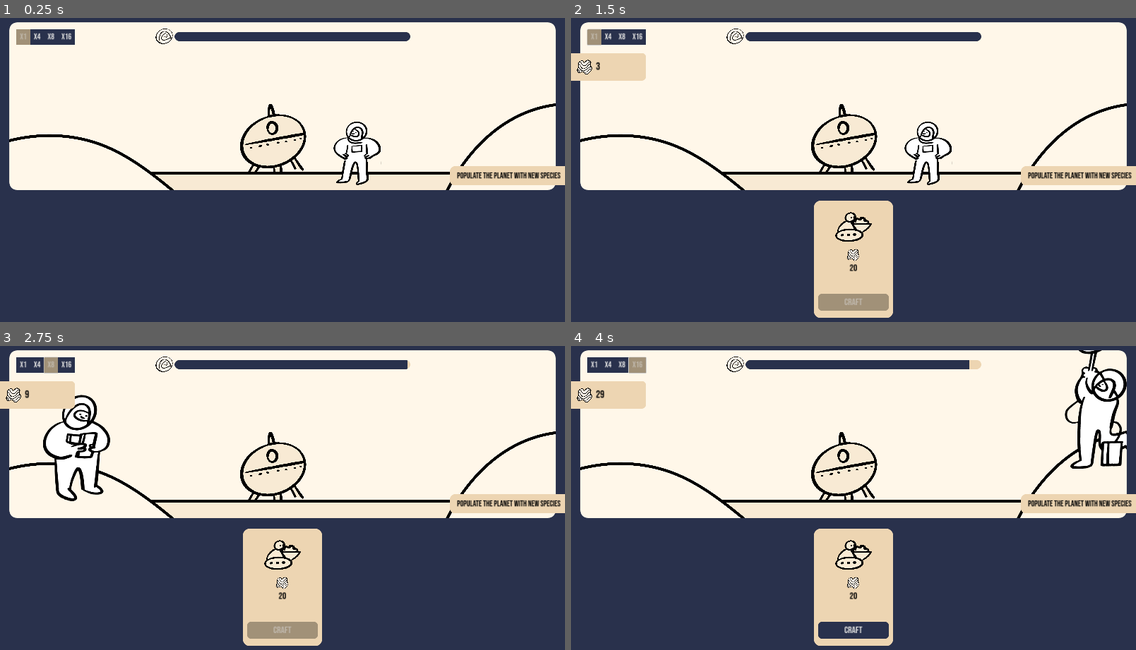
Above: before the commit, frames 1-4 (two rows, left to right).
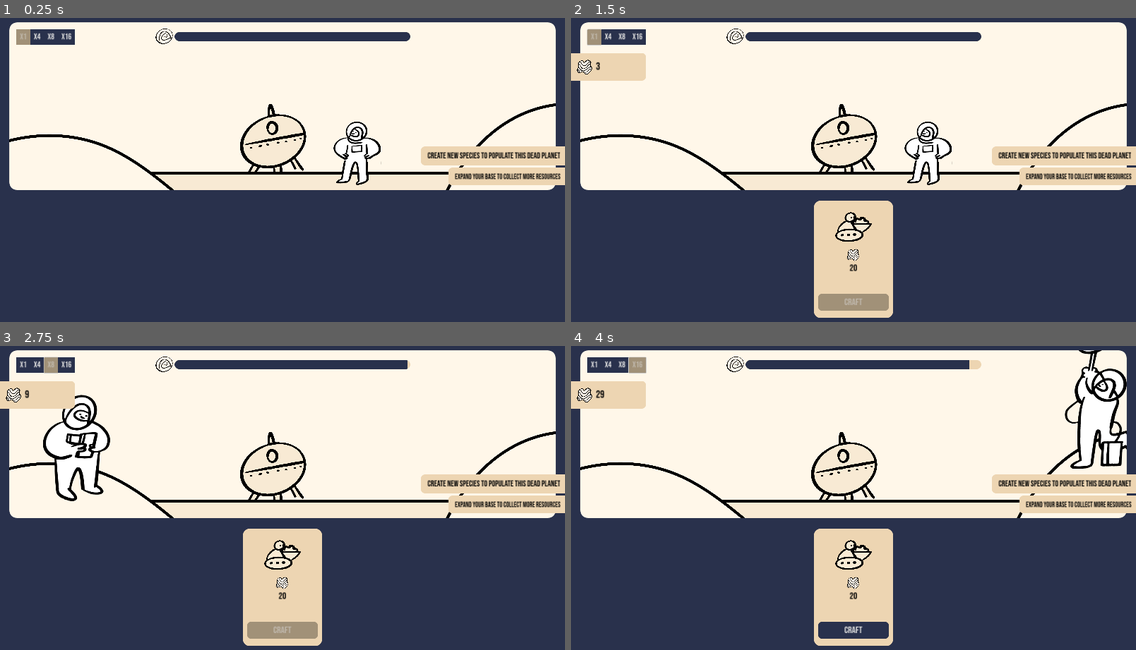
Above: after the commit, the same moments.

Repository: OIIOIIOI/gwj-77
Game: Godot game, scene res://scenes/main/main.tscn
The game is run twice, just before and just after one commit, with the same random seed, the same clock (stepped at 60 frames per second) and the same inputs.
Inputs (mouse positions are in pixels of both pictures, inside the frame that each line leads up to):
- Up to frame 1 (0.25 s): no input
- Up to frame 2 (1.5 s): click "x4" at 0.5 s; click "x1" at 1.25 s
- Up to frame 3 (2.75 s): click "x8" at 2 s
- Up to frame 4 (4 s): click "x16" at 2.75 s; tap Enter at 3.5 s; move the mouse to (977, 482) at 3.52 s; hold Up (ui_up) from 3.53 s (still down); tap O at 3.6 s; click (977, 482) at 3.67 s

The runs differ from the first frame. In frame 1, 2.1% of the frame differs, in the area x 74-100%, y 42-55%; in frame 2, 2.1%; in frame 3, 2.1%; in frame 4, 2.1%.

Commit message:
submission state

Diff:
--- a/resources/recipes/produce_species_aaa.tres
+++ b/resources/recipes/produce_species_aaa.tres
@@ -9,17 +9,7 @@
 [sub_resource type="Resource" id="Resource_negic"]
 script = ExtResource("1_cdnqy")
 resource = ExtResource("2_giigt")
-quantity = -1
-
-[sub_resource type="Resource" id="Resource_i8sry"]
-script = ExtResource("1_cdnqy")
-resource = ExtResource("2_giigt")
-quantity = -1
-
-[sub_resource type="Resource" id="Resource_is65y"]
-script = ExtResource("1_cdnqy")
-resource = ExtResource("2_giigt")
-quantity = -1
+quantity = -3
 
 [sub_resource type="Resource" id="Resource_roaw1"]
 script = ExtResource("1_cdnqy")
@@ -34,7 +24,7 @@
 [resource]
 script = ExtResource("6_jxm4e")
 name = "Species AAA"
-ingredients = Array[ExtResource("1_cdnqy")]([SubResource("Resource_negic"), SubResource("Resource_i8sry"), SubResource("Resource_is65y"), SubResource("Resource_roaw1")])
+ingredients = Array[ExtResource("1_cdnqy")]([SubResource("Resource_negic"), SubResource("Resource_roaw1")])
 results = Array[ExtResource("1_cdnqy")]([SubResource("Resource_m5okr")])
 run_mode = "run_mode_manual"
 id = "produce_species_aaa"
--- a/resources/recipes/produce_species_aab.tres
+++ b/resources/recipes/produce_species_aab.tres
@@ -10,12 +10,7 @@
 [sub_resource type="Resource" id="Resource_negic"]
 script = ExtResource("1_uvenx")
 resource = ExtResource("2_eqkpt")
-quantity = -1
-
-[sub_resource type="Resource" id="Resource_i8sry"]
-script = ExtResource("1_uvenx")
-resource = ExtResource("2_eqkpt")
-quantity = -1
+quantity = -2
 
 [sub_resource type="Resource" id="Resource_jvywq"]
 script = ExtResource("1_uvenx")
@@ -35,7 +30,7 @@
 [resource]
 script = ExtResource("6_ki3hs")
 name = "Species AAB"
-ingredients = Array[ExtResource("1_uvenx")]([SubResource("Resource_negic"), SubResource("Resource_i8sry"), SubResource("Resource_jvywq"), SubResource("Resource_roaw1")])
+ingredients = Array[ExtResource("1_uvenx")]([SubResource("Resource_negic"), SubResource("Resource_jvywq"), SubResource("Resource_roaw1")])
 results = Array[ExtResource("1_uvenx")]([SubResource("Resource_m5okr")])
 run_mode = "run_mode_manual"
 id = "produce_species_aab"
--- a/resources/recipes/produce_species_aac.tres
+++ b/resources/recipes/produce_species_aac.tres
@@ -10,12 +10,7 @@
 [sub_resource type="Resource" id="Resource_negic"]
 script = ExtResource("1_gyye0")
 resource = ExtResource("2_da7cd")
-quantity = -1
-
-[sub_resource type="Resource" id="Resource_i8sry"]
-script = ExtResource("1_gyye0")
-resource = ExtResource("2_da7cd")
-quantity = -1
+quantity = -2
 
 [sub_resource type="Resource" id="Resource_jvywq"]
 script = ExtResource("1_gyye0")
@@ -35,7 +30,7 @@
 [resource]
 script = ExtResource("6_scgp4")
 name = "Species AAC"
-ingredients = Array[ExtResource("1_gyye0")]([SubResource("Resource_negic"), SubResource("Resource_i8sry"), SubResource("Resource_jvywq"), SubResource("Resource_roaw1")])
+ingredients = Array[ExtResource("1_gyye0")]([SubResource("Resource_negic"), SubResource("Resource_jvywq"), SubResource("Resource_roaw1")])
 results = Array[ExtResource("1_gyye0")]([SubResource("Resource_iiwi1")])
 run_mode = "run_mode_manual"
 id = "produce_species_aac"
--- a/resources/recipes/produce_species_abb.tres
+++ b/resources/recipes/produce_species_abb.tres
@@ -15,12 +15,7 @@
 [sub_resource type="Resource" id="Resource_qse0u"]
 script = ExtResource("1_gymhq")
 resource = ExtResource("3_pqtyd")
-quantity = -1
-
-[sub_resource type="Resource" id="Resource_jvywq"]
-script = ExtResource("1_gymhq")
-resource = ExtResource("3_pqtyd")
-quantity = -1
+quantity = -2
 
 [sub_resource type="Resource" id="Resource_roaw1"]
 script = ExtResource("1_gymhq")
@@ -35,7 +30,7 @@
 [resource]
 script = ExtResource("6_o6av7")
 name = "Species ABB"
-ingredients = Array[ExtResource("1_gymhq")]([SubResource("Resource_negic"), SubResource("Resource_qse0u"), SubResource("Resource_jvywq"), SubResource("Resource_roaw1")])
+ingredients = Array[ExtResource("1_gymhq")]([SubResource("Resource_negic"), SubResource("Resource_qse0u"), SubResource("Resource_roaw1")])
 results = Array[ExtResource("1_gymhq")]([SubResource("Resource_4dw0e")])
 run_mode = "run_mode_manual"
 id = "produce_species_abb"
--- a/resources/recipes/produce_species_acc.tres
+++ b/resources/recipes/produce_species_acc.tres
@@ -15,12 +15,7 @@
 [sub_resource type="Resource" id="Resource_35nma"]
 script = ExtResource("1_1tbe5")
 resource = ExtResource("3_4g2fr")
-quantity = -1
-
-[sub_resource type="Resource" id="Resource_jvywq"]
-script = ExtResource("1_1tbe5")
-resource = ExtResource("3_4g2fr")
-quantity = -1
+quantity = -2
 
 [sub_resource type="Resource" id="Resource_roaw1"]
 script = ExtResource("1_1tbe5")
@@ -35,7 +30,7 @@
 [resource]
 script = ExtResource("6_ih4r5")
 name = "Species ACC"
-ingredients = Array[ExtResource("1_1tbe5")]([SubResource("Resource_negic"), SubResource("Resource_35nma"), SubResource("Resource_jvywq"), SubResource("Resource_roaw1")])
+ingredients = Array[ExtResource("1_1tbe5")]([SubResource("Resource_negic"), SubResource("Resource_35nma"), SubResource("Resource_roaw1")])
 results = Array[ExtResource("1_1tbe5")]([SubResource("Resource_al4q7")])
 run_mode = "run_mode_manual"
 id = "produce_species_acc"
--- a/resources/recipes/produce_species_bbb.tres
+++ b/resources/recipes/produce_species_bbb.tres
@@ -9,17 +9,7 @@
 [sub_resource type="Resource" id="Resource_bkmk0"]
 script = ExtResource("1_rop34")
 resource = ExtResource("3_s700c")
-quantity = -1
-
-[sub_resource type="Resource" id="Resource_qse0u"]
-script = ExtResource("1_rop34")
-resource = ExtResource("3_s700c")
-quantity = -1
-
-[sub_resource type="Resource" id="Resource_jvywq"]
-script = ExtResource("1_rop34")
-resource = ExtResource("3_s700c")
-quantity = -1
+quantity = -3
 
 [sub_resource type="Resource" id="Resource_roaw1"]
 script = ExtResource("1_rop34")
@@ -34,7 +24,7 @@
 [resource]
 script = ExtResource("6_xeeyu")
 name = "Species BBB"
-ingredients = Array[ExtResource("1_rop34")]([SubResource("Resource_bkmk0"), SubResource("Resource_qse0u"), SubResource("Resource_jvywq"), SubResource("Resource_roaw1")])
+ingredients = Array[ExtResource("1_rop34")]([SubResource("Resource_bkmk0"), SubResource("Resource_roaw1")])
 results = Array[ExtResource("1_rop34")]([SubResource("Resource_ani03")])
 run_mode = "run_mode_manual"
 id = "produce_species_bbb"
--- a/resources/recipes/produce_species_bbc.tres
+++ b/resources/recipes/produce_species_bbc.tres
@@ -10,12 +10,7 @@
 [sub_resource type="Resource" id="Resource_bkmk0"]
 script = ExtResource("1_o8edb")
 resource = ExtResource("2_n7opi")
-quantity = -1
-
-[sub_resource type="Resource" id="Resource_qse0u"]
-script = ExtResource("1_o8edb")
-resource = ExtResource("2_n7opi")
-quantity = -1
+quantity = -2
 
 [sub_resource type="Resource" id="Resource_er5o0"]
 script = ExtResource("1_o8edb")
@@ -35,7 +30,7 @@
 [resource]
 script = ExtResource("5_6l8k3")
 name = "Species BBC"
-ingredients = Array[ExtResource("1_o8edb")]([SubResource("Resource_bkmk0"), SubResource("Resource_qse0u"), SubResource("Resource_er5o0"), SubResource("Resource_roaw1")])
+ingredients = Array[ExtResource("1_o8edb")]([SubResource("Resource_bkmk0"), SubResource("Resource_er5o0"), SubResource("Resource_roaw1")])
 results = Array[ExtResource("1_o8edb")]([SubResource("Resource_8bd21")])
 run_mode = "run_mode_manual"
 id = "produce_species_bbc"
--- a/resources/recipes/produce_species_bcc.tres
+++ b/resources/recipes/produce_species_bcc.tres
@@ -15,12 +15,7 @@
 [sub_resource type="Resource" id="Resource_obmg1"]
 script = ExtResource("1_usxu1")
 resource = ExtResource("3_e73qv")
-quantity = -1
-
-[sub_resource type="Resource" id="Resource_er5o0"]
-script = ExtResource("1_usxu1")
-resource = ExtResource("3_e73qv")
-quantity = -1
+quantity = -2
 
 [sub_resource type="Resource" id="Resource_roaw1"]
 script = ExtResource("1_usxu1")
@@ -35,7 +30,7 @@
 [resource]
 script = ExtResource("6_p155q")
 name = "Species BCC"
-ingredients = Array[ExtResource("1_usxu1")]([SubResource("Resource_bkmk0"), SubResource("Resource_obmg1"), SubResource("Resource_er5o0"), SubResource("Resource_roaw1")])
+ingredients = Array[ExtResource("1_usxu1")]([SubResource("Resource_bkmk0"), SubResource("Resource_obmg1"), SubResource("Resource_roaw1")])
 results = Array[ExtResource("1_usxu1")]([SubResource("Resource_0qvep")])
 run_mode = "run_mode_manual"
 id = "produce_species_bcc"
--- a/resources/recipes/produce_species_ccc.tres
+++ b/resources/recipes/produce_species_ccc.tres
@@ -9,17 +9,7 @@
 [sub_resource type="Resource" id="Resource_rqw1k"]
 script = ExtResource("1_rjqxh")
 resource = ExtResource("3_p67d6")
-quantity = -1
-
-[sub_resource type="Resource" id="Resource_obmg1"]
-script = ExtResource("1_rjqxh")
-resource = ExtResource("3_p67d6")
-quantity = -1
-
-[sub_resource type="Resource" id="Resource_er5o0"]
-script = ExtResource("1_rjqxh")
-resource = ExtResource("3_p67d6")
-quantity = -1
+quantity = -3
 
 [sub_resource type="Resource" id="Resource_roaw1"]
 script = ExtResource("1_rjqxh")
@@ -34,7 +24,7 @@
 [resource]
 script = ExtResource("6_6uj8e")
 name = "Species CCC"
-ingredients = Array[ExtResource("1_rjqxh")]([SubResource("Resource_rqw1k"), SubResource("Resource_obmg1"), SubResource("Resource_er5o0"), SubResource("Resource_roaw1")])
+ingredients = Array[ExtResource("1_rjqxh")]([SubResource("Resource_rqw1k"), SubResource("Resource_roaw1")])
 results = Array[ExtResource("1_rjqxh")]([SubResource("Resource_lsrco")])
 run_mode = "run_mode_manual"
 id = "produce_species_ccc"
--- a/scenes/main/main.tscn
+++ b/scenes/main/main.tscn
@@ -10,7 +10,7 @@
 [ext_resource type="Script" path="res://scenes/ui/resource_tab/resource_tabs_container.gd" id="9_6bf6o"]
 [ext_resource type="PackedScene" uid="uid://gep7ajcfthfc" path="res://scenes/ui/time_scale_button.tscn" id="9_av7w5"]
 [ext_resource type="Texture2D" uid="uid://caxj0ype111he" path="res://assets/ui/scene_mask.png" id="9_vab28"]
-[ext_resource type="PackedScene" uid="uid://k23hcelpn6gy" path="res://scenes/ui/success_tab/success_tab.tscn" id="11_ii8k5"]
+[ext_resource type="Script" path="res://scenes/ui/success_tab/success_container.gd" id="11_pglnv"]
 
 [sub_resource type="PlaceholderTexture2D" id="PlaceholderTexture2D_6h5n2"]
 size = Vector2(1920, 10)
@@ -160,7 +160,6 @@
 
 [node name="VBoxContainer" type="VBoxContainer" parent="UI/MarginContainer"]
 layout_mode = 2
+theme_override_constants/separation = 8
 alignment = 2
-
-[node name="SuccessTab" parent="UI/MarginContainer/VBoxContainer" instance=ExtResource("11_ii8k5")]
-layout_mode = 2
+script = ExtResource("11_pglnv")
--- /dev/null
+++ b/scenes/ui/success_tab/success_container.gd
@@ -0,0 +1,70 @@
+extends VBoxContainer
+
+
+const SCENE_SUCCESS_TAB = preload("res://scenes/ui/success_tab/success_tab.tscn")
+const MODULE_MINING_DRILL = preload("res://resources/modules/mining_drill.tres")
+const MODULE_BIOLOGY_LAB = preload("res://resources/modules/biology_lab.tres")
+const MODULE_DNA_SPLICER = preload("res://resources/modules/dna_splicer.tres")
+
+
+var success_list: Dictionary = {}
+var has_created_first_organism := false
+var created_species: Dictionary = {}
+
+
+func _ready() -> void:
+	add_success_tab("end_goal", "Create new species to populate this dead planet", false)
+	add_success_tab("expand_base", "Expand your base to collect more resources", true)
+
+	GameEvents.new_game_resource_updated.connect(on_new_game_resource_updated)
+	GameEvents.game_resource_updated.connect(on_game_resource_updated)
+
+
+func add_success_tab(id: String, success_text: String, small: bool) -> void:
+	var tab = SCENE_SUCCESS_TAB.instantiate() as SuccessTab
+	add_child(tab)
+	tab.set_text(success_text, small)
+	success_list[id] = tab
+
+
+func remove_success_tab(id: String) -> void:
+		var tab = success_list.get(id) as SuccessTab
+		if tab:
+			tab.queue_free()
+			success_list.erase(id)
+
+
+func on_new_game_resource_updated(resource: GameResourceData, _new_quantity: int) -> void:
+	if resource == MODULE_MINING_DRILL:
+		remove_success_tab("expand_base")
+		add_success_tab("build_lab", "Build your Biology Lab", true)
+
+	elif resource == MODULE_BIOLOGY_LAB:
+		remove_success_tab("build_lab")
+		add_success_tab("create_organism", "Create your first basic organism", true)
+
+	elif resource is OrganismData && !has_created_first_organism:
+		has_created_first_organism = true
+		remove_success_tab("create_organism")
+		add_success_tab("build_splicer", "Build your DNA Splicer to merge organisms into new species", true)
+
+	elif resource == MODULE_DNA_SPLICER:
+		remove_success_tab("build_splicer")
+		add_success_tab("create_species", "Create your first new species", true)
+
+	elif resource is SpeciesData && created_species.size() == 0:
+		created_species.get_or_add(resource.id, resource)
+		remove_success_tab("create_species")
+		add_success_tab("collect_species", "Create all possible species", true)
+
+
+func on_game_resource_updated(resource: GameResourceData, _new_quantity: int) -> void:
+	if !resource is SpeciesData:
+		return
+
+	created_species.get_or_add(resource.id, resource)
+	if created_species.size() == 10:
+		remove_success_tab("collect_species")
+		remove_success_tab("end_goal")
+		add_success_tab("end_reached", "Congratulations! Your work here is done.", false)
+		Engine.time_scale = 1.0
--- a/scenes/ui/success_tab/success_tab.gd
+++ b/scenes/ui/success_tab/success_tab.gd
@@ -11,24 +11,13 @@
 @onready var label: RichTextLabel = %RichTextLabel
 
 
-func _ready() -> void:
-	GameEvents.game_resource_updated.connect(on_game_resource_updated)
+#func _ready() -> void:
+	#pass
 
 
-func set_target_resource(resource: GameResourceData) -> void:
-	target_resource = resource
-	update_ui()
-
-
-func on_game_resource_updated(resource: GameResourceData, _new_quantity: int) -> void:
-	if resource == target_resource:
-		update_ui()
-
-
-func update_ui() -> void:
-	if target_resource.icon:
-		label.text = ICON_TAG.format({
-			"icon_path": target_resource.icon.resource_path
-		})
-
-	label.text += str(Inventory.get_resource_quantity(target_resource))
+func set_text(success_text: String, small = true) -> void:
+	label.text = success_text
+	if small:
+		label.add_theme_font_size_override("normal_font_size", 24)
+	else:
+		label.add_theme_font_size_override("normal_font_size", 28)
--- a/scenes/ui/success_tab/success_tab.tscn
+++ b/scenes/ui/success_tab/success_tab.tscn
@@ -39,7 +39,6 @@
 layout_mode = 2
 size_flags_horizontal = 8
 size_flags_vertical = 4
-theme_override_font_sizes/normal_font_size = 28
 bbcode_enabled = true
 text = "Populate the planet with new species"
 fit_content = true
Not shown, changed: export_presets.cfg
Not shown: 1 places in resources/recipes/produce_species_aaa.tres that only renumber resources
Not shown: 1 places in resources/recipes/produce_species_aab.tres that only renumber resources
Not shown: 1 places in resources/recipes/produce_species_aac.tres that only renumber resources
Not shown: 1 places in resources/recipes/produce_species_abb.tres that only renumber resources
Not shown: 1 places in resources/recipes/produce_species_acc.tres that only renumber resources
Not shown: 1 places in resources/recipes/produce_species_bbb.tres that only renumber resources
Not shown: 1 places in resources/recipes/produce_species_bbc.tres that only renumber resources
Not shown: 1 places in resources/recipes/produce_species_bcc.tres that only renumber resources
Not shown: 1 places in resources/recipes/produce_species_ccc.tres that only renumber resources
